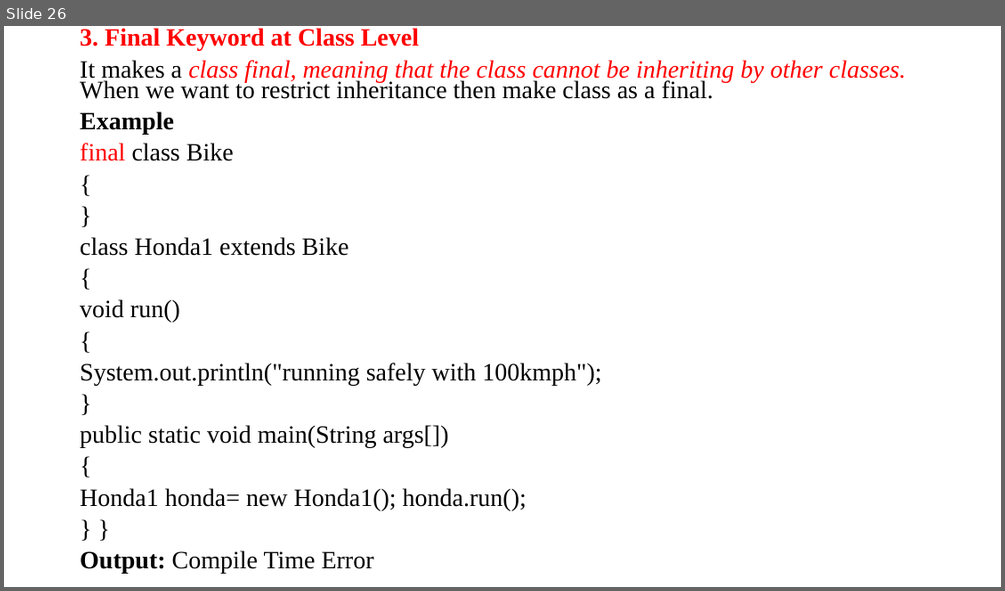
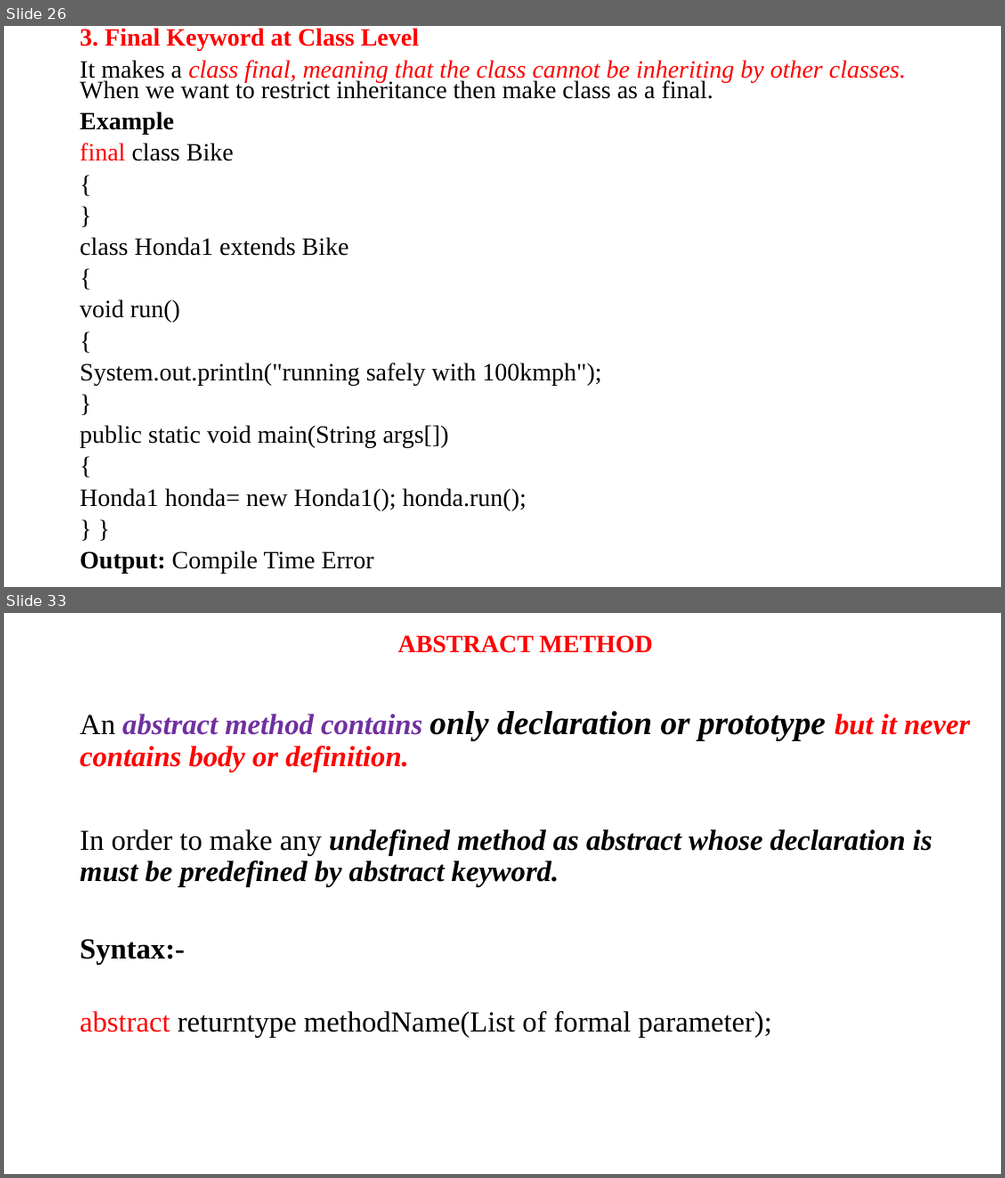
Before and after one commit to anvesh1987/Java-Programs-CSE-G, a slide deck: UNIT –II.ppt. Shown one above the other, each under a label of ours: slide 26 before the commit, slides 26 and 33 after it; the slides between them are not shown. The pictures are 1005x591 and 1005x1178 pixels, drawn with LibreOffice and Linux fonts; fonts in the diff are those of the drawing. Boxes give left, top, right and bottom in pixels: in the first picture for what was removed or moved away, otherwise in the second. Text is boxed around its words. In the diff, an @@ line names an element or a change of style, - is before the commit and + after.

```diff
--- a/UNIT –II.ppt
+++ b/UNIT –II.ppt
@@ slide 33 added at bbox=[4, 613, 1001, 1174], background #FFFFFF @@
@@ text added at bbox=[80, 635, 970, 1037], 28 pt, text #000000, bold, italic @@
+ABSTRACT METHOD
+An abstract method contains only declaration or prototype but it never contains body or definition.
+In order to make any undefined method as abstract whose declaration is must be predefined by abstract keyword.
+Syntax:-
+abstract returntype methodName(List of formal parameter);
```
Also in this commit, not shown: 10 other slides added.
